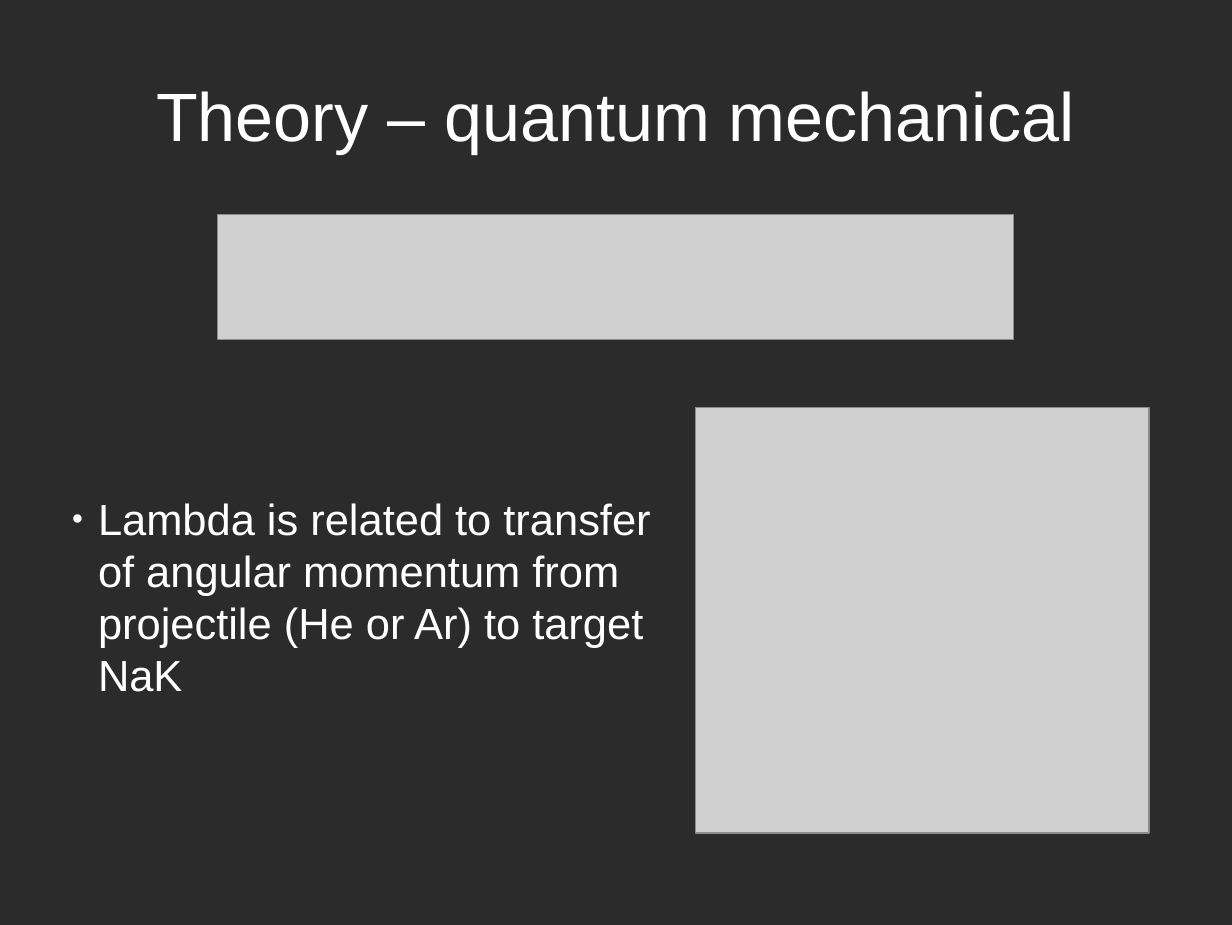
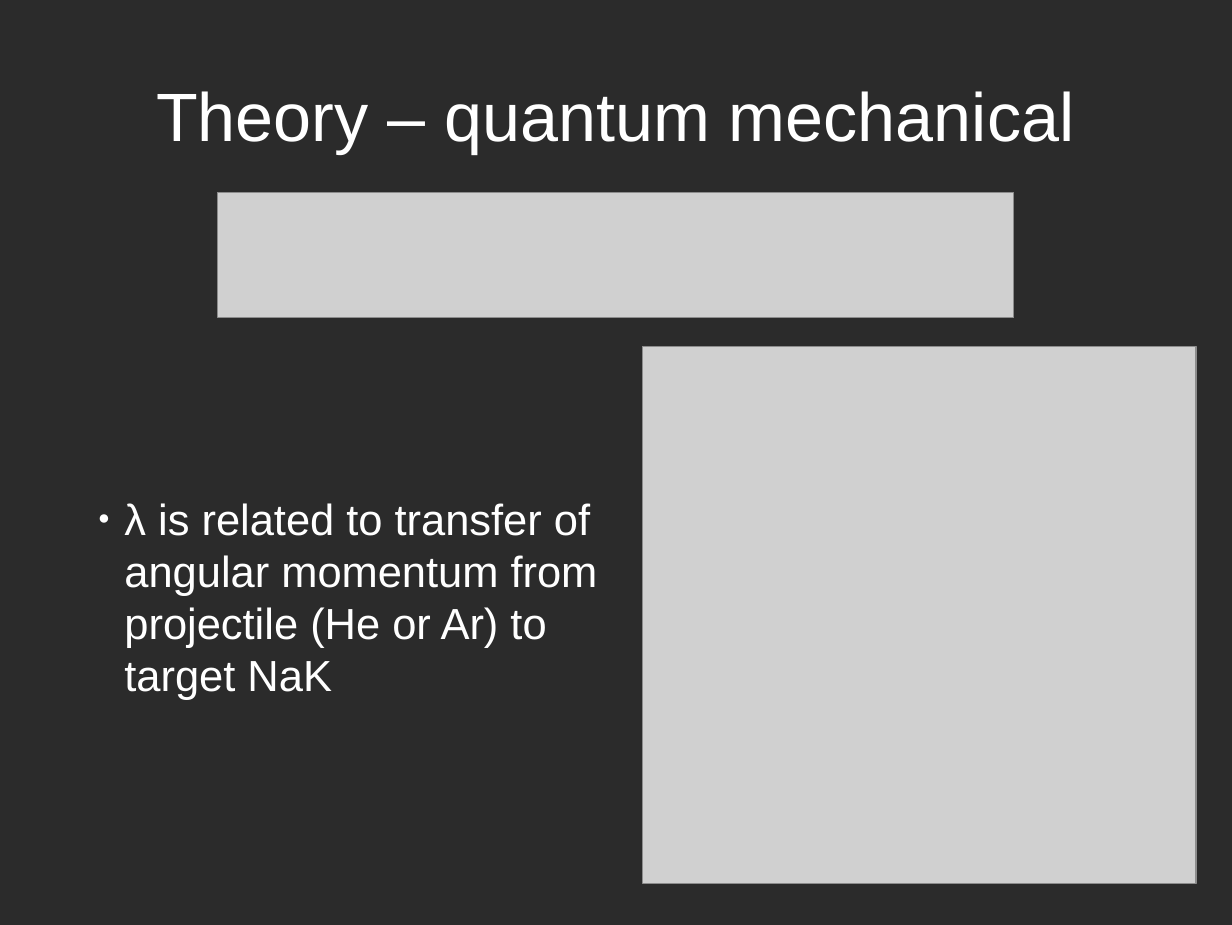
Before and after one commit to atowneND/HeNaK_Collisions, a slide deck: slide 9 of Presentation.odp. Drawn at 1232x925 pixels with LibreOffice and Linux fonts; fonts in the diff are those of the drawing; grey boxes stand for pictures; background and template pictures are left out; a plain dark background stands for a picture behind light text. Boxes give left, top, right and bottom in pixels: in the first picture for what was removed or moved away, otherwise in the second. Text is boxed around its words. In the diff, an @@ line names an element or a change of style, - is before the commit and + after.

```diff
--- a/Presentation.odp
+++ b/Presentation.odp
@@ picture: place and size @@
-picture at <box>218,215,1014,340</box>
+picture at <box>218,192,1014,318</box>
@@ picture: place and size @@
-picture at <box>695,407,1149,833</box>
+picture at <box>643,347,1196,883</box>
@@ text at <box>124,503,598,700</box>: text changed @@
-● Lambda is related to transfer of angular momentum from projectile (He or Ar) to target NaK
+● λ is related to transfer of angular momentum from projectile (He or Ar) to target NaK
```
Also in this commit, not shown: 5 other slides changed, 1 slide added, 1 slide removed, 5 other files.
